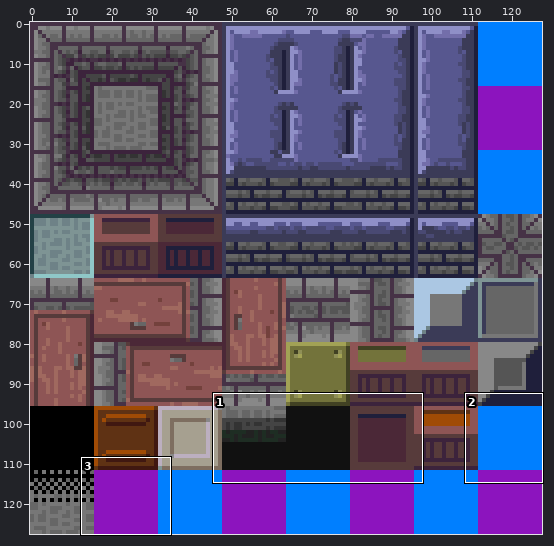
File history of a sprite sheet, graphics/level_tiles.png. The first picture is a wide view before the edit; the outline marks the close-up.
Close-up. Before the commit:
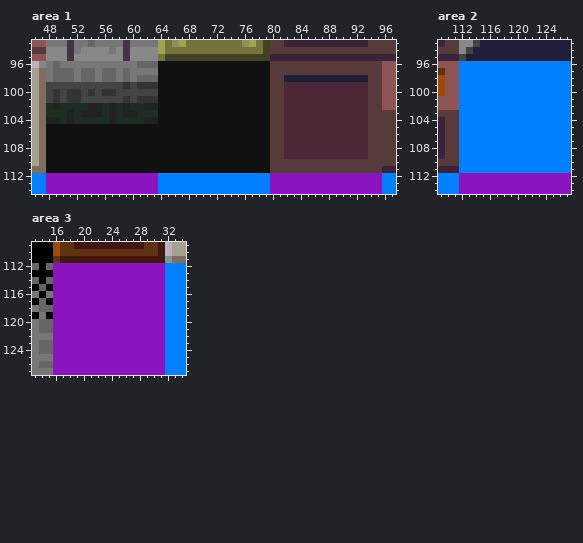
The file is 128x128 pixels. Shown: area 1: x 46..97, y 93..114; area 2: x 109..127, y 93..114; area 3: x 13..34, y 109..127.
Now the later version:
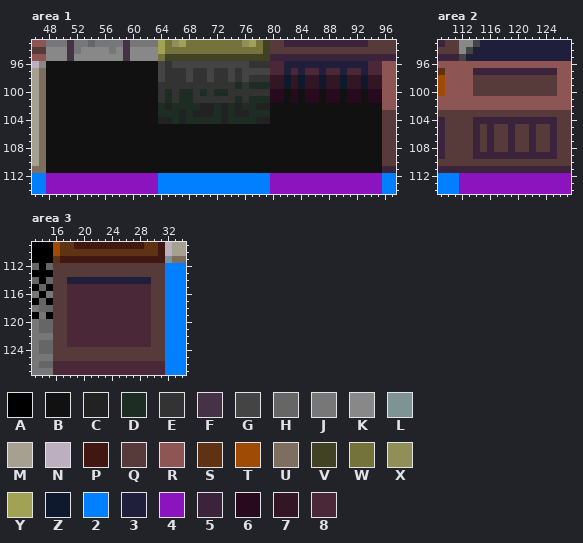
Palette (. is transparent): A #000000  B #111111  C #222222  D #1e2d23  E #333333  F #463246  G #444444  H #666666  J #777777  K #888888  L #7e9494  M #a6a090  N #bcafc0  P #401811  Q #573b3b  R #8e5555  S #5f3214  T #a04b05  U #7e6e60  V #414123  W #73733b  X #8f8f57  Y #a2a255  Z #0f192d  2 #007fff  3 #1f1f3b  4 #8c14be  5 #3c233c  6 #280a1e  7 #321623  8 #4b2837
Edits made:
Area 1:
y 96: x 48..95 JHJJJJJJJJJJJHHHBBBBBBBBBBBBBBBBQQQQQQQQQQQQQQQQ -> BBBBBBBBBBBBBBBBGEGGGGGGGGGGGEEE8833333333333388
y 97: x 48..95 JHHHJHHJHHJHJJJJBBBBBBBBBBBBBBBBQQQQQQQQQQQQQQQQ -> BBBBBBBBBBBBBBBBGEEEGEEGEEGEGGGG8838388388388388
y 98: x 48..95 JHHHJHHJHHJHJHHHBBBBBBBBBBBBBBBBQQ333333333333QQ -> BBBBBBBBBBBBBBBBGEEEGEEGEEGEGEEE77Z7Z77Z77Z77Z77
y 99: x 48..95 GGGGGGGGGGGEGEEEBBBBBBBBBBBBBBBBQQ888888888888QQ -> BBBBBBBBBBBBBBBBEEEEEEEEEEEDEDDD77Z7Z77Z77Z77Z77
y 100: x 48..95 GEGEEGEGEEGGGGGGBBBBBBBBBBBBBBBBQQ888888888888QQ -> BBBBBBBBBBBBBBBBEDEDDEDEDDEEEEEE66B6B66B66B66B66
y 101: x 48..95 GEGEEGGGGGGEGEEEBBBBBBBBBBBBBBBBQQ888888888888QQ -> BBBBBBBBBBBBBBBBEDEDDEEEEEEDEDDD66B6B66B66B66B66
y 102: x 48..95 DCDDDDCCDCDCDDCCBBBBBBBBBBBBBBBBQQ888888888888QQ -> BBBBBBBBBBBBBBBBDCDDDDCCDCDCDDCCBBBBBBBBBBBBBBBB
y 103: x 48..95 DDDCDCCCDCDCCDDDBBBBBBBBBBBBBBBBQQ888888888888QQ -> BBBBBBBBBBBBBBBBDDDCDCCCDCDCCDDDBBBBBBBBBBBBBBBB
y 104: x 48..95 CCDCDDDDDCDDDDCCBBBBBBBBBBBBBBBBQQ888888888888QQ -> BBBBBBBBBBBBBBBBCCDCDDDDDCDDDDCCBBBBBBBBBBBBBBBB
y 105..109: x 80..95 QQ888888888888QQ -> BBBBBBBBBBBBBBBB
y 110..111: x 80..95 QQQQQQQQQQQQQQQQ -> BBBBBBBBBBBBBBBB
Area 2:
y 96: x 112..127 2222222222222222 -> RRRRRRRRRRRRRRRR
y 97: x 112..127 2222222222222222 -> RR555555555555RR
y 98..100: x 112..127 2222222222222222 -> RRQQQQQQQQQQQQRR
y 101..102: x 112..127 2222222222222222 -> RRRRRRRRRRRRRRRR
y 103: x 112..127 2222222222222222 -> QQQQQQQQQQQQQQQQ
y 104: x 112..127 2222222222222222 -> QQ555555555555QQ
y 105..108: x 112..127 2222222222222222 -> QQ5Q5QQ5QQ5QQ5QQ
y 109: x 112..127 2222222222222222 -> QQ555555555555QQ
y 110: x 112..127 2222222222222222 -> QQQQQQQQQQQQQQQQ
y 111: x 112..127 2222222222222222 -> 5555555555555555
Area 3:
y 112..113: x 16..31 4444444444444444 -> QQQQQQQQQQQQQQQQ
y 114: x 16..31 4444444444444444 -> QQ333333333333QQ
y 115..123: x 16..31 4444444444444444 -> QQ888888888888QQ
y 124..125: x 16..31 4444444444444444 -> QQQQQQQQQQQQQQQQ
y 126..127: x 16..31 4444444444444444 -> 8888888888888888
Changed places in both close-ups, as pixel boxes (x1, y1, x2, y2):
changed: (46, 61, 382, 173)
changed: (459, 61, 571, 173)
changed: (53, 263, 165, 375)
